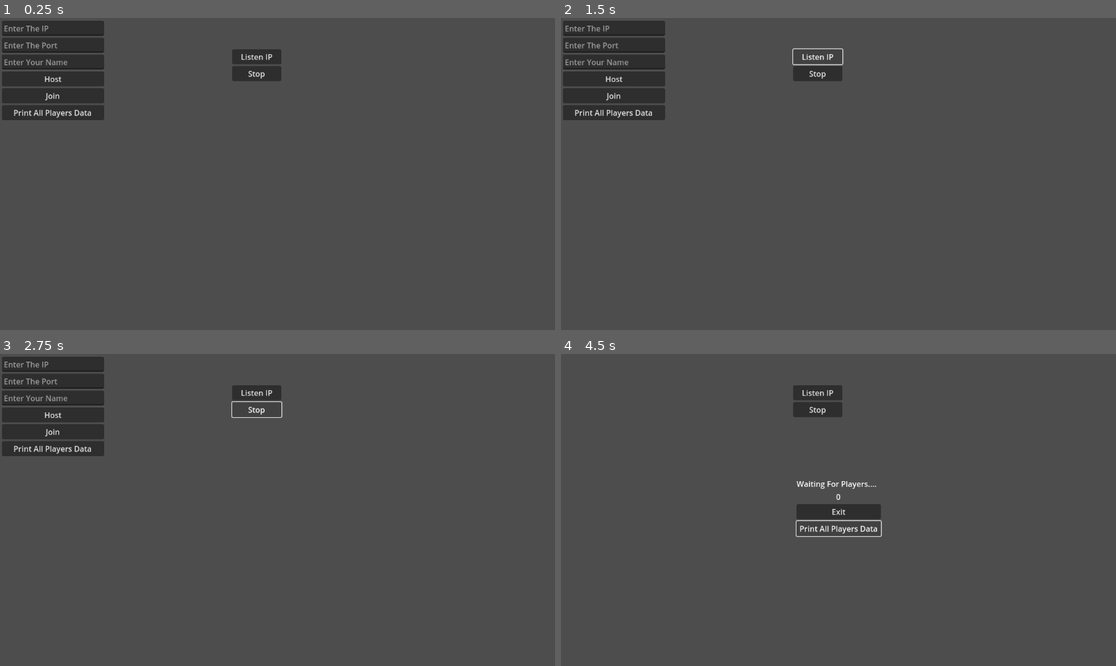
Above: before the commit, frames 1-4 (two rows, left to right).
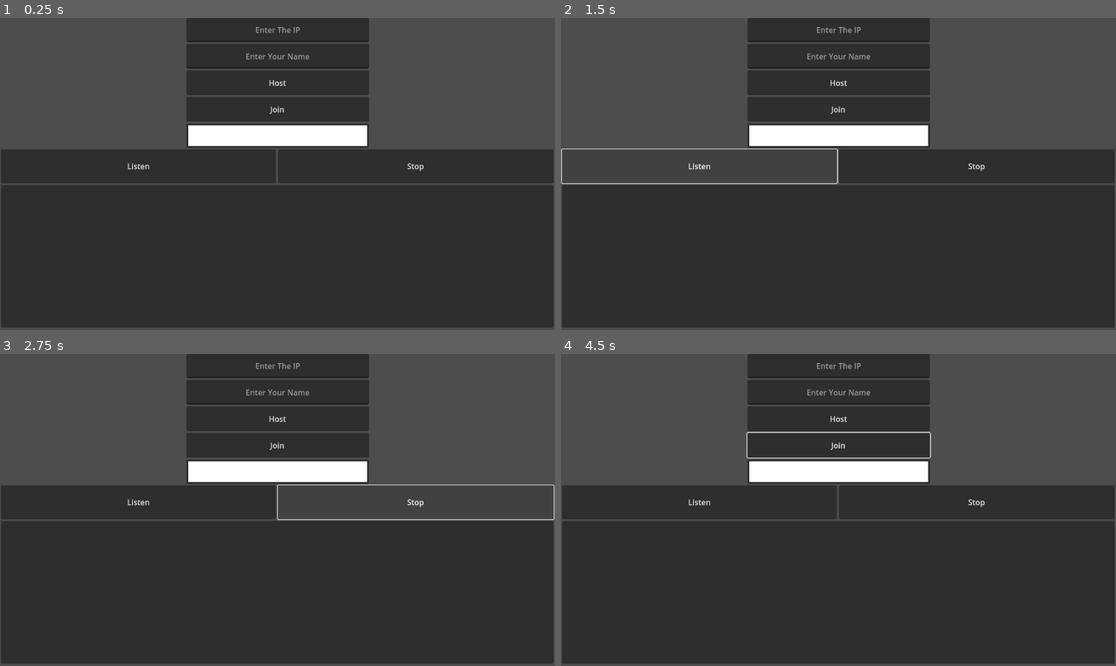
Above: after the commit, the same moments.

Repository: Ahmed-Dadousha/Multiplayer
Game: Godot game, scene res://Scenes/multiplayer_scene.tscn
Two runs of this game, one before a commit and one after it. Both use one fixed random seed, a clock stepped at 60 frames per second and the inputs below. The engine's default icon, where the game draws it, is replaced by a stand-in: a white triangle on a blue panel in a dark square.
Inputs (mouse positions are in pixels of both pictures, inside the frame that each line leads up to):
- Up to frame 1 (0.25 s): no input
- Up to frame 2 (1.5 s): click (616, 111) at 0.5 s, where only the run before the commit has a clickable "Print All Players Data"; click "Listen IP" (after the commit: "Listen") at 1.25 s
- Up to frame 3 (2.75 s): click "Stop" at 2 s
- Up to frame 4 (4.5 s): click "Host" at 2.75 s; click "Join" at 3.5 s; click (838, 528) at 4.25 s, where only the run before the commit has a clickable "Print All Players Data"

The runs differ from the first frame. In frame 1, 73% of the frame differs, in the area x 0-100%, y 0-100%; in frame 2, 68%; in frame 3, 68%; in frame 4, 67%.

Commit message:
I Learned how to create multiplayer browser 80%

Diff:
--- /dev/null
+++ b/Scenes/game.tscn
@@ -0,0 +1,38 @@
+[gd_scene load_steps=3 format=3 uid="uid://c6hilgny6bh7o"]
+
+[ext_resource type="Script" path="res://Scripts/game.gd" id="1_q44nk"]
+[ext_resource type="PackedScene" uid="uid://do68pp74fwc75" path="res://Scenes/player.tscn" id="2_0bulw"]
+
+[node name="Game" type="Node2D"]
+script = ExtResource("1_q44nk")
+playerScene = ExtResource("2_0bulw")
+
+[node name="ColorRect" type="ColorRect" parent="."]
+offset_right = 1152.0
+offset_bottom = 648.0
+color = Color(0.266667, 0.486275, 0.521569, 1)
+
+[node name="Label" type="Label" parent="ColorRect"]
+layout_mode = 1
+anchors_preset = 8
+anchor_left = 0.5
+anchor_top = 0.5
+anchor_right = 0.5
+anchor_bottom = 0.5
+offset_left = -203.5
+offset_top = -34.5
+offset_right = 203.5
+offset_bottom = 34.5
+grow_horizontal = 2
+grow_vertical = 2
+theme_override_colors/font_color = Color(0.164706, 0, 0.72549, 1)
+theme_override_font_sizes/font_size = 50
+text = "This Is The Game"
+
+[node name="PlayersPositions" type="Node2D" parent="."]
+
+[node name="0" type="Marker2D" parent="PlayersPositions" groups=["pos"]]
+position = Vector2(107, 77)
+
+[node name="1" type="Marker2D" parent="PlayersPositions" groups=["pos"]]
+position = Vector2(975, 305)
--- a/Scenes/multiplayer_scene.tscn
+++ b/Scenes/multiplayer_scene.tscn
@@ -1,7 +1,8 @@
-[gd_scene load_steps=3 format=3 uid="uid://c312aa74b3nib"]
+[gd_scene load_steps=4 format=3 uid="uid://c312aa74b3nib"]
 
 [ext_resource type="Script" path="res://Scripts/multiplayer_scene.gd" id="1_sp03g"]
 [ext_resource type="Script" path="res://Scripts/LanServerVrowser.gd" id="2_fdsg8"]
+[ext_resource type="PackedScene" uid="uid://c6hilgny6bh7o" path="res://Scenes/game.tscn" id="2_mi6ki"]
 
 [node name="MultiplayerScene" type="Control"]
 layout_mode = 3
@@ -11,56 +12,55 @@
 grow_horizontal = 2
 grow_vertical = 2
 script = ExtResource("1_sp03g")
+gameScene = ExtResource("2_mi6ki")
 
 [node name="Controls" type="VBoxContainer" parent="."]
 layout_mode = 1
-anchors_preset = 8
+anchors_preset = 5
 anchor_left = 0.5
-anchor_top = 0.5
 anchor_right = 0.5
-anchor_bottom = 0.5
-offset_left = -572.0
-offset_top = -318.0
-offset_right = -360.0
-offset_bottom = -112.0
+offset_left = -189.0
+offset_right = 190.0
+offset_bottom = 270.0
 grow_horizontal = 2
-grow_vertical = 2
 
 [node name="IP" type="LineEdit" parent="Controls"]
 layout_mode = 2
 size_flags_horizontal = 3
+size_flags_vertical = 3
 tooltip_text = "Enter The IP"
 placeholder_text = "Enter The IP"
-metadata/_edit_lock_ = true
-
-[node name="Port" type="LineEdit" parent="Controls"]
-layout_mode = 2
-tooltip_text = "Enter The Port"
-placeholder_text = "Enter The Port"
+alignment = 1
 metadata/_edit_lock_ = true
 
 [node name="Name" type="LineEdit" parent="Controls"]
 layout_mode = 2
 size_flags_horizontal = 3
+size_flags_vertical = 3
 tooltip_text = "Enter Your Name"
 placeholder_text = "Enter Your Name"
+alignment = 1
 metadata/_edit_lock_ = true
 
 [node name="Host" type="Button" parent="Controls"]
 layout_mode = 2
-size_flags_stretch_ratio = 0.0
+size_flags_vertical = 3
+mouse_default_cursor_shape = 2
 text = "Host"
 metadata/_edit_lock_ = true
 
 [node name="Join" type="Button" parent="Controls"]
 layout_mode = 2
+size_flags_vertical = 3
+mouse_default_cursor_shape = 2
 text = "Join"
 metadata/_edit_lock_ = true
 
-[node name="DataOut" type="Button" parent="Controls"]
+[node name="ColorPicker" type="ColorPickerButton" parent="Controls"]
 layout_mode = 2
-text = "Print All Players Data"
-metadata/_edit_lock_ = true
+size_flags_vertical = 3
+text = "Choose a color"
+color = Color(1, 1, 1, 1)
 
 [node name="Lobby" type="VBoxContainer" parent="."]
 visible = false
@@ -79,49 +79,83 @@
 
 [node name="Label" type="Label" parent="Lobby"]
 layout_mode = 2
+size_flags_vertical = 3
 text = "Waiting For Players...."
 
 [node name="PlayersCount" type="Label" parent="Lobby"]
 layout_mode = 2
+size_flags_vertical = 3
 text = "0"
 horizontal_alignment = 1
 
 [node name="Exit" type="Button" parent="Lobby"]
 layout_mode = 2
+size_flags_vertical = 3
+mouse_default_cursor_shape = 2
 text = "Exit"
 
 [node name="Data" type="Button" parent="Lobby"]
 layout_mode = 2
+size_flags_vertical = 3
+mouse_default_cursor_shape = 2
 text = "Print All Players Data"
 
+[node name="Start" type="Button" parent="Lobby"]
+visible = false
+layout_mode = 2
+mouse_default_cursor_shape = 2
+text = "Start"
+
 [node name="LanServerVrowser" type="Control" parent="."]
-anchors_preset = 0
-offset_right = 40.0
-offset_bottom = 40.0
+layout_mode = 1
+anchors_preset = 15
+anchor_right = 1.0
+anchor_bottom = 1.0
+offset_left = 35.0
+offset_top = 793.0
+offset_right = 35.0
+offset_bottom = 796.0
+grow_horizontal = 2
+grow_vertical = 2
 script = ExtResource("2_fdsg8")
 
-[node name="VBoxContainer" type="VBoxContainer" parent="LanServerVrowser"]
+[node name="VBoxContainer2" type="VBoxContainer" parent="LanServerVrowser"]
 layout_mode = 0
-offset_left = 482.0
-offset_top = 65.0
-offset_right = 584.0
-offset_bottom = 131.0
+offset_left = -33.0
+offset_top = -520.0
+offset_right = 1114.0
+offset_bottom = -150.0
 
-[node name="Listen" type="Button" parent="LanServerVrowser/VBoxContainer"]
+[node name="VBoxContainer" type="HBoxContainer" parent="LanServerVrowser/VBoxContainer2"]
+custom_minimum_size = Vector2(0, 70)
 layout_mode = 2
-text = "Listen IP"
 
-[node name="Stop" type="Button" parent="LanServerVrowser/VBoxContainer"]
+[node name="Listen" type="Button" parent="LanServerVrowser/VBoxContainer2/VBoxContainer"]
 layout_mode = 2
+size_flags_horizontal = 3
+mouse_default_cursor_shape = 2
+text = "Listen"
+
+[node name="Stop" type="Button" parent="LanServerVrowser/VBoxContainer2/VBoxContainer"]
+layout_mode = 2
+size_flags_horizontal = 3
+mouse_default_cursor_shape = 2
 text = "Stop"
 
-[node name="BroadCastTimer" type="Timer" parent="."]
+[node name="Panel" type="Panel" parent="LanServerVrowser/VBoxContainer2"]
+layout_mode = 2
+size_flags_vertical = 3
+
+[node name="BroadCastTimer" type="Timer" parent="LanServerVrowser"]
+
+[node name="ListenerTimer" type="Timer" parent="LanServerVrowser"]
 
 [connection signal="pressed" from="Controls/Host" to="." method="_on_host_pressed"]
 [connection signal="pressed" from="Controls/Join" to="." method="_on_join_pressed"]
-[connection signal="pressed" from="Controls/DataOut" to="." method="_on_data_out_pressed"]
 [connection signal="pressed" from="Lobby/Exit" to="." method="_on_Exit_pressed"]
 [connection signal="pressed" from="Lobby/Data" to="." method="_on_data_pressed"]
-[connection signal="pressed" from="LanServerVrowser/VBoxContainer/Listen" to="LanServerVrowser" method="_on_listen_pressed"]
-[connection signal="pressed" from="LanServerVrowser/VBoxContainer/Stop" to="LanServerVrowser" method="_on_stop_pressed"]
-[connection signal="timeout" from="BroadCastTimer" to="LanServerVrowser" method="_on_broad_cast_timer_timeout"]
+[connection signal="pressed" from="Lobby/Start" to="." method="_on_start_pressed"]
+[connection signal="pressed" from="LanServerVrowser/VBoxContainer2/VBoxContainer/Listen" to="LanServerVrowser" method="_on_listen_pressed"]
+[connection signal="pressed" from="LanServerVrowser/VBoxContainer2/VBoxContainer/Stop" to="LanServerVrowser" method="_on_stop_pressed"]
+[connection signal="timeout" from="LanServerVrowser/BroadCastTimer" to="LanServerVrowser" method="_on_broad_cast_timer_timeout"]
+[connection signal="timeout" from="LanServerVrowser/ListenerTimer" to="LanServerVrowser" method="_on_listener_timer_timeout"]
--- a/Scenes/player.tscn
+++ b/Scenes/player.tscn
@@ -1,10 +1,15 @@
-[gd_scene load_steps=4 format=3 uid="uid://do68pp74fwc75"]
+[gd_scene load_steps=5 format=3 uid="uid://do68pp74fwc75"]
 
 [ext_resource type="Script" path="res://Scripts/player.gd" id="1_x1b1b"]
 [ext_resource type="Texture2D" uid="uid://k1qb1hdismjp" path="res://icon.svg" id="2_j1663"]
 
 [sub_resource type="RectangleShape2D" id="RectangleShape2D_22g4v"]
 size = Vector2(128, 128)
+
+[sub_resource type="SceneReplicationConfig" id="SceneReplicationConfig_304qy"]
+properties/0/path = NodePath(".:position")
+properties/0/spawn = true
+properties/0/replication_mode = 1
 
 [node name="player" type="CharacterBody2D"]
 script = ExtResource("1_x1b1b")
@@ -13,4 +18,15 @@
 texture = ExtResource("2_j1663")
 
 [node name="CollisionShape2D" type="CollisionShape2D" parent="."]
+visible = false
 shape = SubResource("RectangleShape2D_22g4v")
+
+[node name="Label" type="Label" parent="."]
+offset_left = -62.0
+offset_top = -91.0
+offset_right = 57.0
+offset_bottom = -68.0
+horizontal_alignment = 1
+
+[node name="MultiplayerSynchronizer" type="MultiplayerSynchronizer" parent="."]
+replication_config = SubResource("SceneReplicationConfig_304qy")
--- a/Scripts/Global.gd
+++ b/Scripts/Global.gd
@@ -1,9 +1,18 @@
 extends Node
 signal countChanged()
 
-var players = {}
+var players: Dictionary = {}
 
 var playersLoaded: int = 0:
 	set(value):
 		playersLoaded = value
 		countChanged.emit()
+
+var avilableRooms: Array = []
+
+func addIP(value):
+	if value not in avilableRooms:
+		avilableRooms.append(value)
+
+func removeIP(value):
+	avilableRooms.erase(value)
--- a/Scripts/LanServerVrowser.gd
+++ b/Scripts/LanServerVrowser.gd
@@ -2,6 +2,7 @@
 
 signal server_found
 signal server_removed
+signal avilable_rooms_changed
 
 var RoomInfo = {"name": "name", "Count": 0}
 var broadcaster : PacketPeerUDP
@@ -9,20 +10,12 @@
 var listenPort: int = 8911
 var broadcastPort: int = 8912
 var run = false
-@onready var broadCastTimer = $"../BroadCastTimer" as Timer
+
+@onready var broadCastTimer = $BroadCastTimer as Timer
 @export var broadcastAddress: String = "192.168.1.255"
 
-func _process(_delta):
-	if run == true:
-		if listener.get_available_packet_count() > 0:
-			var serverIp = listener.get_packet_ip()
-			var serverPort = listener.get_packet_port()
-			var bytes = listener.get_packet()
-			var data = bytes.get_string_from_ascii()
-			var roomInfo = JSON.parse_string(data)
 
-			print("Server IP: " + serverIp + "; Port: " + str(serverPort) + "; RoomInfo: " + str(roomInfo) + ";")
-
+# Broad cast room data to all devices on LAN
 func setUpBroadCast(roomName):
 	RoomInfo.name = roomName
 	RoomInfo.Count = Global.players.size()
@@ -34,12 +27,13 @@
 	var err = broadcaster.bind(broadcastPort)
 
 	if err == OK:
-		print("Bound to Broadcast Port " + str(broadcaster) + " Successful!")
+		print("Bound to Broadcast Port " + str(listenPort) + " Successful!")
 	else:
 		print("Faild to bind to broadcast port!")
 
 	broadCastTimer.start()
 
+# Brocast room data every one Second
 func _on_broad_cast_timer_timeout():
 	print("Broadcasting Game!")
 	RoomInfo.Count = Global.playersLoaded
@@ -47,19 +41,23 @@
 	var packet = data.to_ascii_buffer()
 	broadcaster.put_packet(packet)
 
+# Start listening
 func _on_listen_pressed():
-	setUp()
-	run = true
+	runListener()
 
+# Stop Listening
 func _on_stop_pressed():
 	cleanUp()
 
+# Stop Broadcasting & Listening
 func cleanUp():
-	listener.close()
+	if listener:
+		listener.close()
 	broadCastTimer.stop()
 	if broadcaster != null:
 		broadcaster.close()
 
+# Set up listener
 func setUp():
 	listener = PacketPeerUDP.new()
 	var err = listener.bind(listenPort)
@@ -67,3 +65,26 @@
 		print("Bound to listen port " + str(listenPort) + " Successful")
 	else:
 		print("Faild to bind to listen port!")
+
+#
+func _on_listener_timer_timeout():
+
+	if run == true:
+		if listener.get_available_packet_count() > 0:
+			var serverIp = listener.get_packet_ip()
+			var serverPort = listener.get_packet_port()
+			var bytes = listener.get_packet()
+			var data = bytes.get_string_from_ascii()
+			var roomInfo = JSON.parse_string(data)
+
+			print("Server IP: " + serverIp + "; Port: " + str(serverPort) + "; RoomInfo: " + str(roomInfo) + ";")
+			if serverIp != "":
+				Global.addIP(serverIp)
+		else:
+			var serverIp = listener.get_packet_ip()
+			Global.removeIP(serverIp)
+#
+func runListener():
+	setUp()
+	run = true
+	$ListenerTimer.start()
--- /dev/null
+++ b/Scripts/game.gd
@@ -0,0 +1,20 @@
+extends Node2D
+
+@export var playerScene: PackedScene
+
+# Called when the node enters the scene tree for the first time.
+func _ready():
+
+	# Create Players
+	for player in Global.players.keys():
+		var curretntPlayer = playerScene.instantiate() as CharacterBody2D
+		curretntPlayer.name = str(player)
+		curretntPlayer.modulate = Global.players[player]["color"]
+		curretntPlayer.setName(Global.players[player]["name"])
+		add_child(curretntPlayer)
+
+		curretntPlayer.global_position = Vector2(randi_range(10, 1100), randi_range(10, 600))
+
+# Called every frame. 'delta' is the elapsed time since the previous frame.
+func _process(_delta):
+	pass
--- a/Scripts/multiplayer_scene.gd
+++ b/Scripts/multiplayer_scene.gd
@@ -2,9 +2,12 @@
 
 # Variables
 var address: String
-var port: int
-var playerData: Dictionary = {}
+var port: int = 8910
+var playerData: Dictionary = {"name" : "", "color": Color(0,0,0,0)}
 var server: ENetMultiplayerPeer
+
+# Export Variables
+@export var gameScene: PackedScene
 
 # Constants
 const MAX_CONNECTIONS = 20
@@ -16,6 +19,7 @@
 signal connection_faild
 var connected: bool = false
 
+# Node Functions
 
 func _ready():
 	Global.connect("countChanged", changeCount)
@@ -27,6 +31,8 @@
 			Global.playersLoaded = 0
 			connected = false
 
+# Multiplayer Functions
+
 # Server Functions
 func playerConnected(id):
 	print("Player " + str(id) + " Connected")
@@ -44,7 +50,7 @@
 
 # Client Functions
 func serverConnected():
-	#Global.playersLoaded += 1
+	Global.playersLoaded += 1
 	print("Server Connected!")
 	checkName()
 	# add player data to players array
@@ -62,25 +68,30 @@
 	$Controls.visible = true
 	# Show Lobby Menu
 	$Lobby.visible = false
+	#
+	$LanServerVrowser.visible = true
 
 func connectionFailed():
 	print("Couldn't connect!")
 	multiplayer.multiplayer_peer = null
 
-# Called On All Devieces
+
+# RPC Functions
 @rpc("any_peer", "call_local", "reliable")
 func register_player(newPlayerData):
 	var newPlayerId = multiplayer.get_remote_sender_id()
 	Global.players[newPlayerId] = newPlayerData
 
+@rpc("any_peer", "call_local")
+func startGame():
+	# Change Scene to Gane Scene
+	get_tree().change_scene_to_packed(gameScene)
 
 # Buttons Pressed Functions
 func _on_host_pressed():
 	multiplayerFunc()
 
 	server = ENetMultiplayerPeer.new()
-
-	checkPort()
 
 	var err = server.create_server(port, MAX_CONNECTIONS)
 
@@ -94,6 +105,9 @@
 	print("Creating Server Successfully!! Waiting for Players........")
 
 	checkName()
+	checkColor()
+
+	Global.playersLoaded += 1
 
 	Global.players[1] = playerData
 
@@ -101,8 +115,12 @@
 	$Controls.visible = false
 	# Show Lobby Menu
 	$Lobby.visible = true
-
+	# Hide Lan Browser
+	$LanServerVrowser.visible = false
+	# Broadcast room Data
 	$LanServerVrowser.setUpBroadCast($Controls/Name.text)
+	# Show Start Button
+	$Lobby/Start.visible = true
 
 func _on_join_pressed():
 	multiplayerFunc()
@@ -110,7 +128,18 @@
 	server = ENetMultiplayerPeer.new()
 
 	checkAddress()
-	checkPort()
+	checkColor()
+	checkName()
+
+	$LanServerVrowser.runListener()
+	await  get_tree().create_timer(2).timeout
+
+	if address not in Global.avilableRooms:
+		print(Global.avilableRooms)
+		print("This IP Not Exist")
+		disconnectFromTheServer()
+		return
+
 
 	server.create_client(address, port)
 	multiplayer.multiplayer_peer = server
@@ -119,17 +148,21 @@
 	$Controls.visible = false
 	# Show Lobby Menu
 	$Lobby.visible = true
+	#
+	$LanServerVrowser.visible = false
 
 func _on_data_pressed():
-	printPlayersData()
-
-func _on_data_out_pressed():
 	printPlayersData()
 
 func _on_Exit_pressed():
 	disconnectFromTheServer()
 	$Controls.visible = true
 	$Lobby.visible = false
+	$LanServerVrowser.visible = true
+	$LanServerVrowser.cleanUp()
+
+func _on_start_pressed():
+	startGame.rpc()
 
 
 # My Custem Functions
@@ -161,10 +194,12 @@
 		address = "127.0.0.1"
 
 func checkName():
-	# To check if it is null
-	if $Controls/Name.text.strip_edges() == "":
-		$Controls/Name.text = "Unknown"
-	playerData["name"] = $Controls/Name.text
+
+	playerData["name"] = "Unknown" if $Controls/Name.text.strip_edges() == "" else $Controls/Name.text
+
+func checkColor():
+	#if $Controls/ColorPicker.color == Color(0,0,0,0):
+	playerData["color"] = Color(0,0,0,1) if $Controls/ColorPicker.color == Color(0,0,0,0)  else  $Controls/ColorPicker.color
 
 func disconnectFromTheServer():
 	multiplayer.multiplayer_peer = null
--- a/Scripts/player.gd
+++ b/Scripts/player.gd
@@ -1,10 +1,14 @@
 extends CharacterBody2D
 
-#func _enter_tree():
-	## To avoid control other players charcter
-	#set_multiplayer_authority(str(name).to_int())
+func setName(text: String):
+	$Label.text = text
+
+func _enter_tree():
+	# To avoid control other players charcter
+	set_multiplayer_authority(str(name).to_int())
 func _physics_process(_delta):
-	#if not is_multiplayer_authority(): return
+
+	if not is_multiplayer_authority(): return
 
 	velocity = Input.get_vector("ui_left","ui_right","ui_up","ui_down") * 400
 	move_and_slide()
